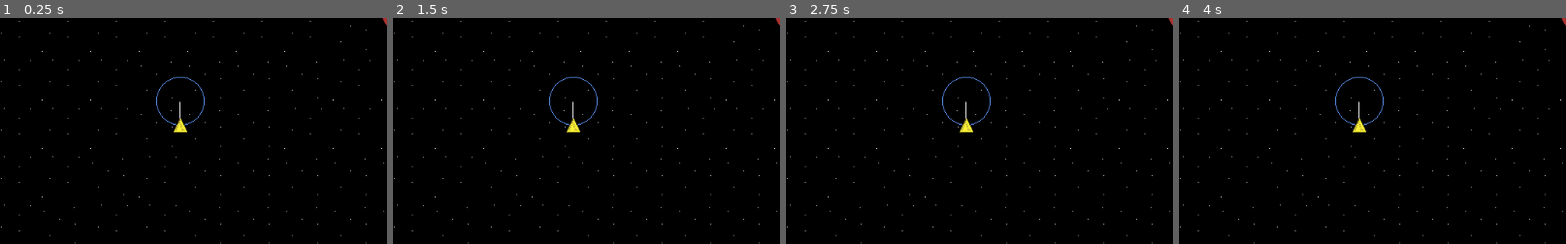
Above: before the commit, frames 1-4 (left to right).
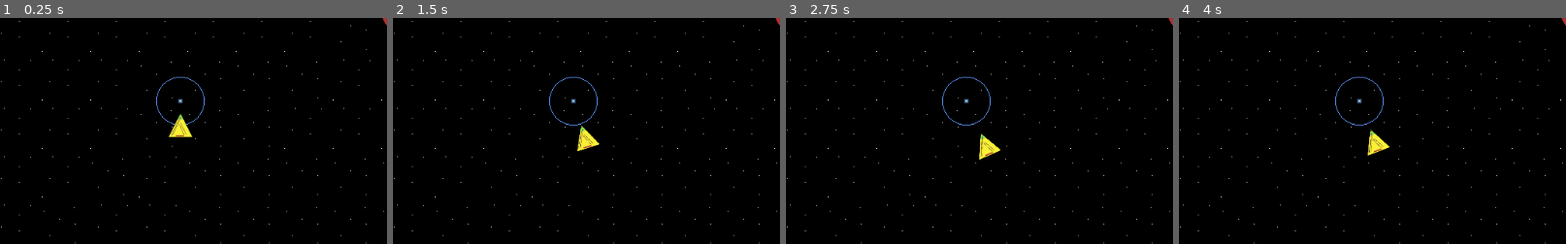
Above: after the commit, the same moments.

Repository: roycocup/round_in_circles
Game: Godot game, scene res://Scenes/World.tscn
Two runs of this game, one before a commit and one after it. Both use one fixed random seed, a clock stepped at 60 frames per second and the inputs below. The engine's default icon, where the game draws it, is replaced by a stand-in: a white triangle on a blue panel in a dark square.
Inputs:
- Up to frame 1 (0.25 s): no input
- Up to frame 2 (1.5 s): tap Enter at 0.5 s; hold Right (ui_right) 0.53-1.28 s; tap Space at 1.25 s; hold Down (ui_down) from 1.28 s (still down)
- Up to frame 3 (2.75 s): tap Enter at 2 s; release Down (ui_down) at 2.03 s; hold Right (ui_right) from 2.03 s (still down)
- Up to frame 4 (4 s): tap Space at 2.75 s; release Right (ui_right) at 2.78 s; hold Up (ui_up) 2.78-3.53 s; tap Enter at 3.5 s; hold Left (ui_left) from 3.53 s (still down)
The pictures show only the part of the screen within x 27-77%, y 24-74%; the shares and areas given below are measured in that part.

The runs differ from the first frame. In frame 1, 0.3% of the frame differs, in the area x 43-50%, y 35-53%; in frame 2, 0.5%, in the area x 44-54%, y 35-60%; in frame 3, 0.5%; in frame 4, 0.5%.

Commit message:
looking at

Diff:
--- a/Scenes/World.tscn
+++ b/Scenes/World.tscn
@@ -1,9 +1,10 @@
-[gd_scene load_steps=5 format=2]
+[gd_scene load_steps=6 format=2]
 
 [ext_resource path="res://Scenes/Ship.tscn" type="PackedScene" id=1]
 [ext_resource path="res://Scenes/background.tscn" type="PackedScene" id=2]
 [ext_resource path="res://Scenes/Bubble.tscn" type="PackedScene" id=3]
 [ext_resource path="res://Scripts/World.gd" type="Script" id=4]
+[ext_resource path="res://Images/icon.png" type="Texture" id=5]
 
 [node name="World" type="Node2D"]
 script = ExtResource( 4 )
@@ -12,7 +13,14 @@
 
 [node name="Ship" parent="." instance=ExtResource( 1 )]
 position = Vector2( 512, 288 )
-scale = Vector2( 0.3, 0.3 )
+scale = Vector2( 0.5, 0.5 )
 
 [node name="Bubble" parent="." instance=ExtResource( 3 )]
 position = Vector2( 808, 136 )
+
+[node name="Center" type="Position2D" parent="."]
+position = Vector2( 512, 256 )
+
+[node name="Sprite" type="Sprite" parent="Center"]
+scale = Vector2( 0.1, 0.1 )
+texture = ExtResource( 5 )
--- a/Scripts/Ship.gd
+++ b/Scripts/Ship.gd
@@ -3,26 +3,25 @@
 onready var world = get_tree().get_root().get_node("World")
 
 var look_at_point = Vector2()
+onready var point = world.get_node("Center").transform.origin
 
 func _ready():
-	var origin = transform.get_origin()
-	look_at_point = Vector2(origin.x, origin.y)
-	#look_at(look_at_point)
 	pass
 
 func _process(delta):
-	look_at(look_at_point)
-	pass
+	look_at(point)
+	rotate(deg2rad(90))
+
 
 func _input(event):
 	if event is InputEventKey:
-		if Input.is_action_pressed("ui_up"):
-			pass
-		if Input.is_action_pressed("ui_down"):
-			pass
-
+		if Input.is_action_pressed("ui_left"):
+			position.x -= 5
+			position.y -= 5
+		if Input.is_action_pressed("ui_right"):
+			position.x += 5
+			position.y += 5
 
 func _draw():
-	if world.DEBUG == true:
-		#$Sprite.visible = false
-		draw_line(Vector2(), Vector2(0, -105), Color.white)
+	$Sprite.visible = true
+	pass
Binary file changed: Images/Ship.png
Binary file changed: raw_resources/Ship.aseprite
